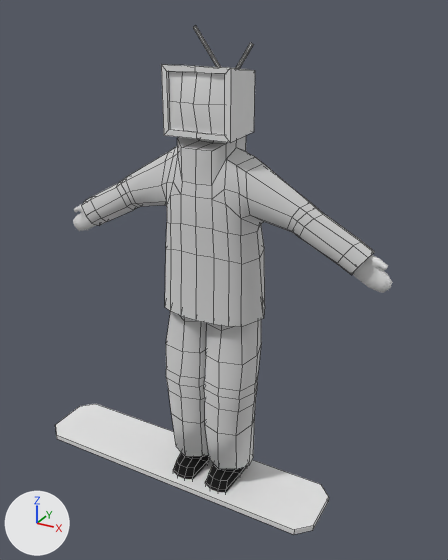
One commit to the FBX model Assets/Meshes/SM_Character_Antiope.fbx: the scene before it, then after it.
Rendered twice from a 50 mm lens placed at (1.32, -2.29, 2.24), pointed at (0.03, 0.04, 1.07). The lights are fixed; the arrows at lower left show +X, +Y and +Z. The first picture is the older version. Mesh edges are drawn as thin lines on the coarser meshes.

Objects in the first picture: 'BoardPlaceholder', 'Boot', 'Coat', 'Cube', 'Hand', 'Pants'.
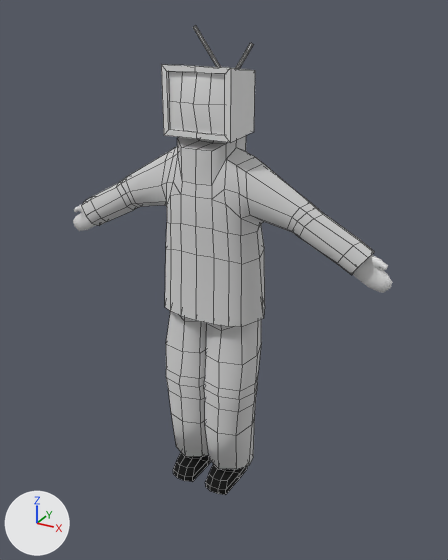
Pixel boxes [x1, y1, x2, y2] of what changed, in the pictures (448 x 560 px):
'BoardPlaceholder', deleted: before [56, 404, 329, 534]
part 1 of me_cube_007, shading changed: [173, 453, 247, 493] in both

Diff of the bpy script that builds the scene:
```diff
--- a/Assets/Meshes/SM_Character_Antiope.fbx.py
+++ b/Assets/Meshes/SM_Character_Antiope.fbx.py
@@ me_cube_007 @@
 me_cube_007.from_pydata(...)  # 150 vertices, 154 faces; spans x -0.164..0.164, y -0.175..0.089, z 0.001..0.366
 # used by ob_boot; location = (0.0, 0.0, 0.0)
+# me_cube_007 part 1: edges marked sharp go from 0 to 32
 me_cube_007.materials.append(mat_m_boots)
@@ ob_boardplaceholder @@
-ob_boardplaceholder = bpy.data.objects.new('BoardPlaceholder', me_cube_006)
-ob_boardplaceholder.location = (0.0, 0.0, 0.0)
```
